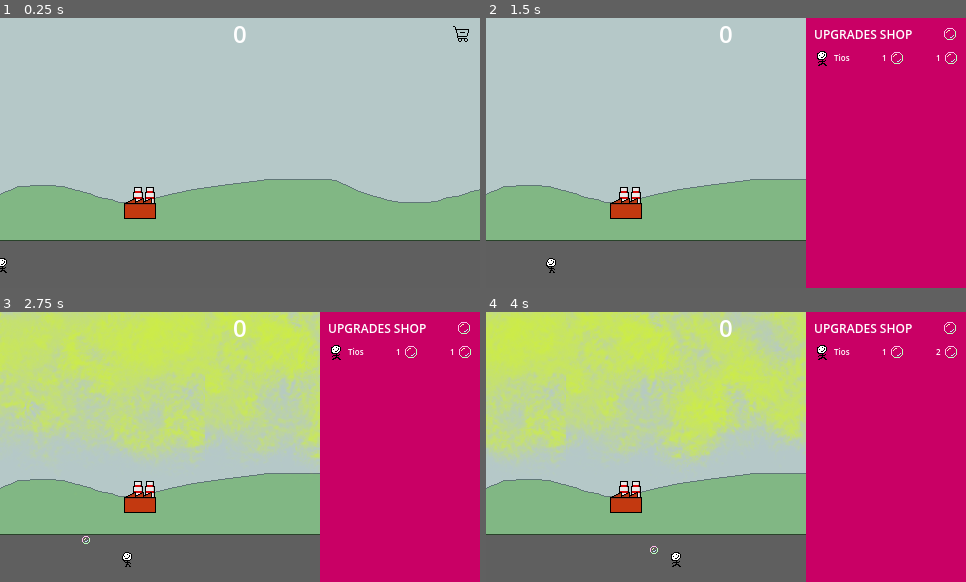
Above: before the commit, frames 1-4 (two rows, left to right).
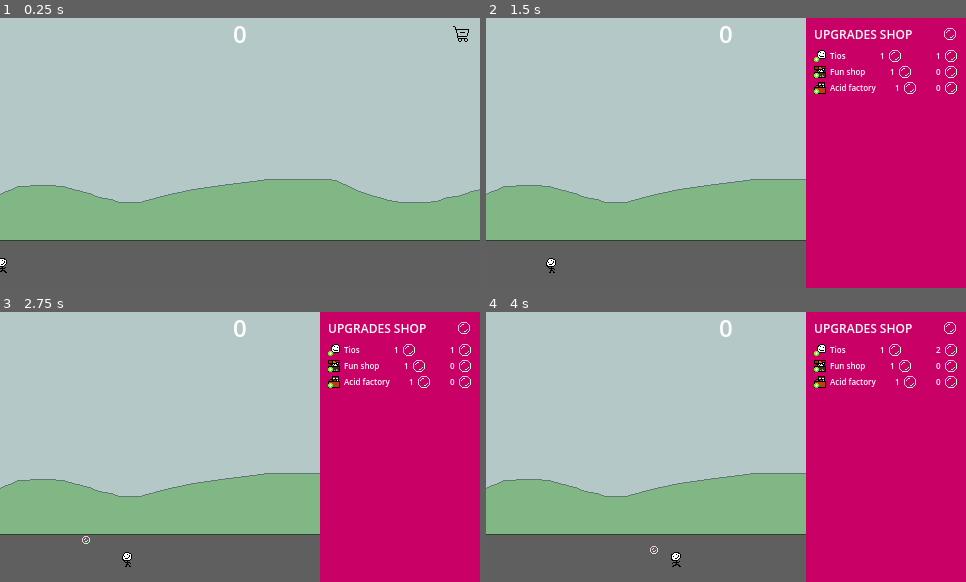
Above: after the commit, the same moments.

Repository: DISN-kolo/bubble-clicker-ggj25
Game: Godot game, scene res://main scene/MainScene.tscn
The game is run twice, just before and just after one commit, with the same random seed, the same clock (stepped at 60 frames per second) and the same inputs.
Inputs (mouse positions are in pixels of both pictures, inside the frame that each line leads up to):
- Up to frame 1 (0.25 s): no input
- Up to frame 2 (1.5 s): click (946, 34) at 0.5 s; click (951, 58) at 1.27 s
- Up to frame 3 (2.75 s): tap Enter (ui_accept) at 2, 2.27 s; move the mouse to (139, 498) at 2.02 s; hold Right (ui_right) from 2.03 s (still down); click (139, 498) at 2.1 s
- Up to frame 4 (4 s): move the mouse to (572, 538) at 2.77 s; click (572, 538) at 2.85 s; tap Enter (ui_accept) at 3.02 s; move the mouse to (774, 387) at 3.52 s; release Right (ui_right) at 3.53 s; hold Left (ui_left) from 3.53 s (still down); click (774, 387) at 3.6 s

The runs differ from the first frame. In frame 1, 0.6% of the frame differs, in the area x 25-33%, y 62-75%; in frame 2, 1.5%; in frame 3, 33%; in frame 4, 34%, in the area x 0-99%, y 0-75%.

Commit message:
han llegado las pizzas tiooooo

Diff:
--- a/bubbles_value/bubbles_global.gd
+++ b/bubbles_value/bubbles_global.gd
@@ -7,7 +7,19 @@
 	{
 		"name": "Tios",
 		"quantity": 1,
-		"img": "single_tio.png",
+		"img": "UpTio.png",
+		"price": "1",
+	},
+	{
+		"name": "Fun shop",
+		"quantity": 0,
+		"img": "UpShoppy.png",
+		"price": "1",
+	},
+	{
+		"name": "Acid factory",
+		"quantity": 0,
+		"img": "UpFactory.png",
 		"price": "1",
 	},
 ]
--- a/main scene/FumesKillzone.gd
+++ b/main scene/FumesKillzone.gd
@@ -29,7 +29,6 @@
 		main_fumes_sprite.position.x = 0
 	if aux_fumes_sprite.position.x <= 0:
 		aux_fumes_sprite.position.x = 480
-	pass
 	main_fumes_sprite.self_modulate.a = opacity
 	aux_fumes_sprite.self_modulate.a = opacity
 
--- a/main scene/MainScene.gd
+++ b/main scene/MainScene.gd
@@ -23,9 +23,9 @@
 	#instance_of_shop = shop.instantiate()
 	#instance_of_shop.global_position = Vector2(rng.randi_range(-100, 100), rng.randi_range(110, 120))
 	#add_child(instance_of_shop)
-	instance_of_factory = factory.instantiate()
-	instance_of_factory.global_position = Vector2(-100, 50)
-	add_child(instance_of_factory)
+	#instance_of_factory = factory.instantiate()
+	#instance_of_factory.global_position = Vector2(-100, 50)
+	#add_child(instance_of_factory)
 
 func _process(delta):
 	if Input.is_action_just_pressed("ui_cancel"):
@@ -61,6 +61,10 @@
 	print(upgrade_name, " purchased")
 	if upgrade_name == "Tios":
 		spawn_a_tio()
+	elif upgrade_name == "Fun shop":
+		spawn_a_shop()
+	elif upgrade_name == "Acid factory":
+		spawn_a_factory()
 
 func spawn_a_tio():
 	tio_direction = rng.randi_range(0, 1) * 2 - 1
@@ -69,3 +73,13 @@
 	instance_of_tio.global_position = Vector2(-250 * tio_direction, rng.randi_range(TIO_MIN_Y, TIO_MAX_Y))
 	instance_of_tio.sprite_flip = (tio_direction == -1)
 	add_child(instance_of_tio)
+
+func spawn_a_shop():
+	instance_of_shop = shop.instantiate()
+	instance_of_shop.global_position = Vector2(rng.randi_range(-100, 100), rng.randi_range(110, 120))
+	add_child(instance_of_shop)
+
+func spawn_a_factory():
+	instance_of_factory = factory.instantiate()
+	instance_of_factory.global_position = Vector2(rng.randi_range(-100, 100), 50)
+	add_child(instance_of_factory)
Binary file added: bubble/UpFactory.png
Not shown, added: bubble/UpFactory.png.import
Binary file added: bubble/UpShoppy.png
Not shown, added: bubble/UpShoppy.png.import
Binary file added: bubble/UpTio.png
Not shown, added: bubble/UpTio.png.import
Binary file added: resources/UpFactory.png
Not shown, added: resources/UpFactory.png.import
Binary file added: resources/UpShoppy.png
Not shown, added: resources/UpShoppy.png.import
Binary file added: resources/UpTio.png
Not shown, added: resources/UpTio.png.import
